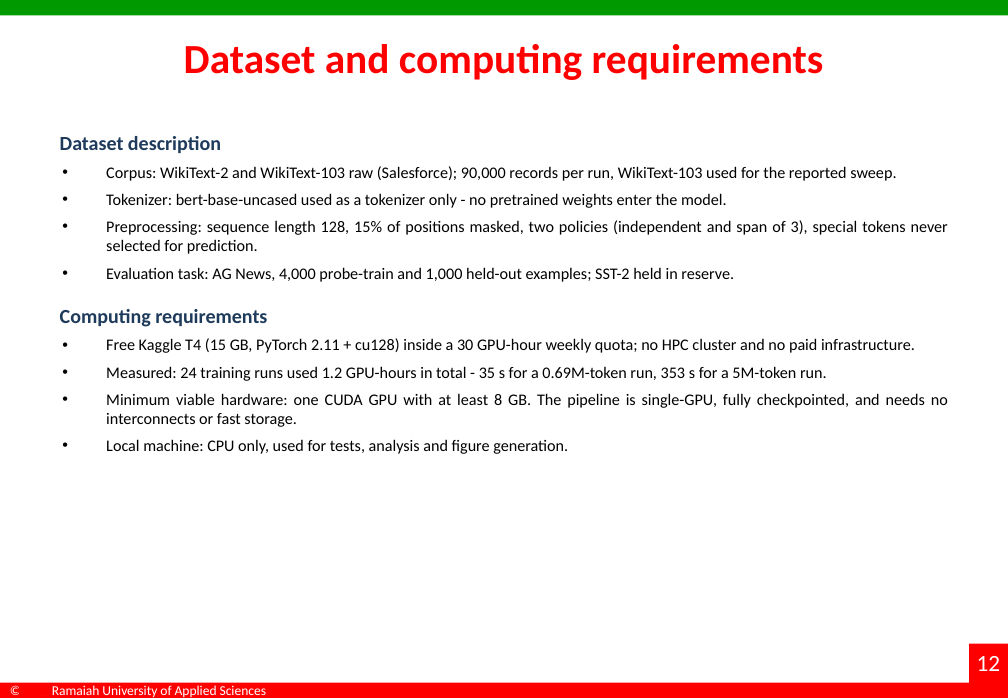
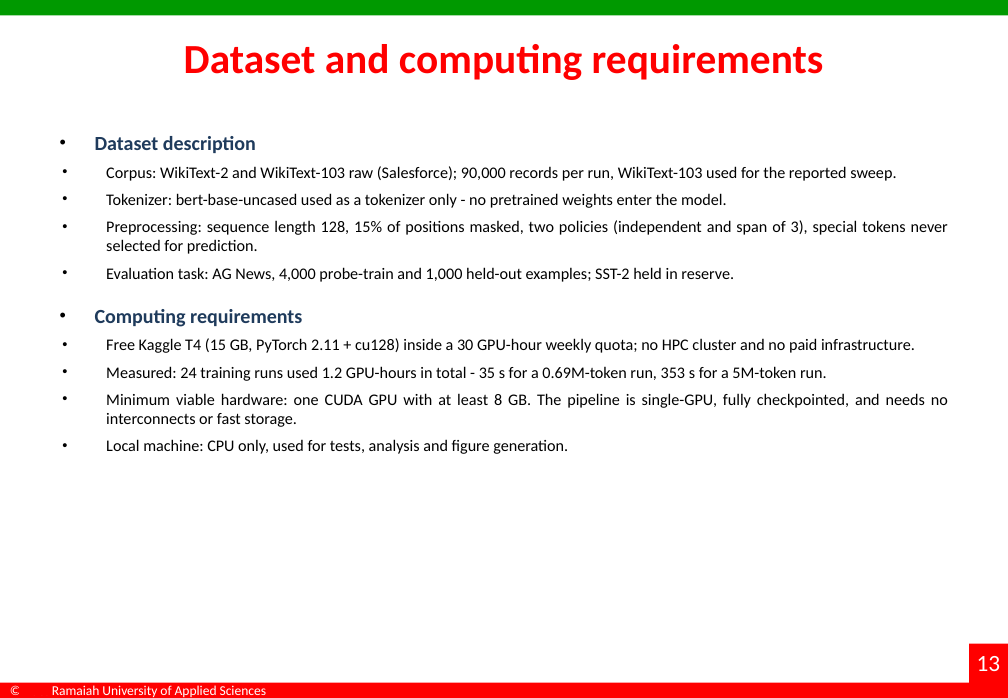
Before and after one commit to dakshadev/7th-sem, a slide deck: slide 13 of docs/Interim_Project_Presentation_7th-sem.pptx (slide 12 before the commit). Drawn at 1008x698 pixels with LibreOffice and Linux fonts; fonts in the diff are those of the drawing; background and template pictures are left out. Boxes give left, top, right and bottom in pixels: in the first picture for what was removed or moved away, otherwise in the second. Text is boxed around its words. In the diff, an @@ line names an element or a change of style, - is before the commit and + after.

```diff
--- a/docs/Interim_Project_Presentation_7th-sem.pptx
+++ b/docs/Interim_Project_Presentation_7th-sem.pptx
@@ text "Dataset description" at [95,136,948,454]: bullet none to • @@
@@ page number at [977,656,1001,671]: text changed @@
-12
+13
```
Also in this commit, not shown: 4 other slides changed, 4 slides added, 2 slides removed, 26 other files.
